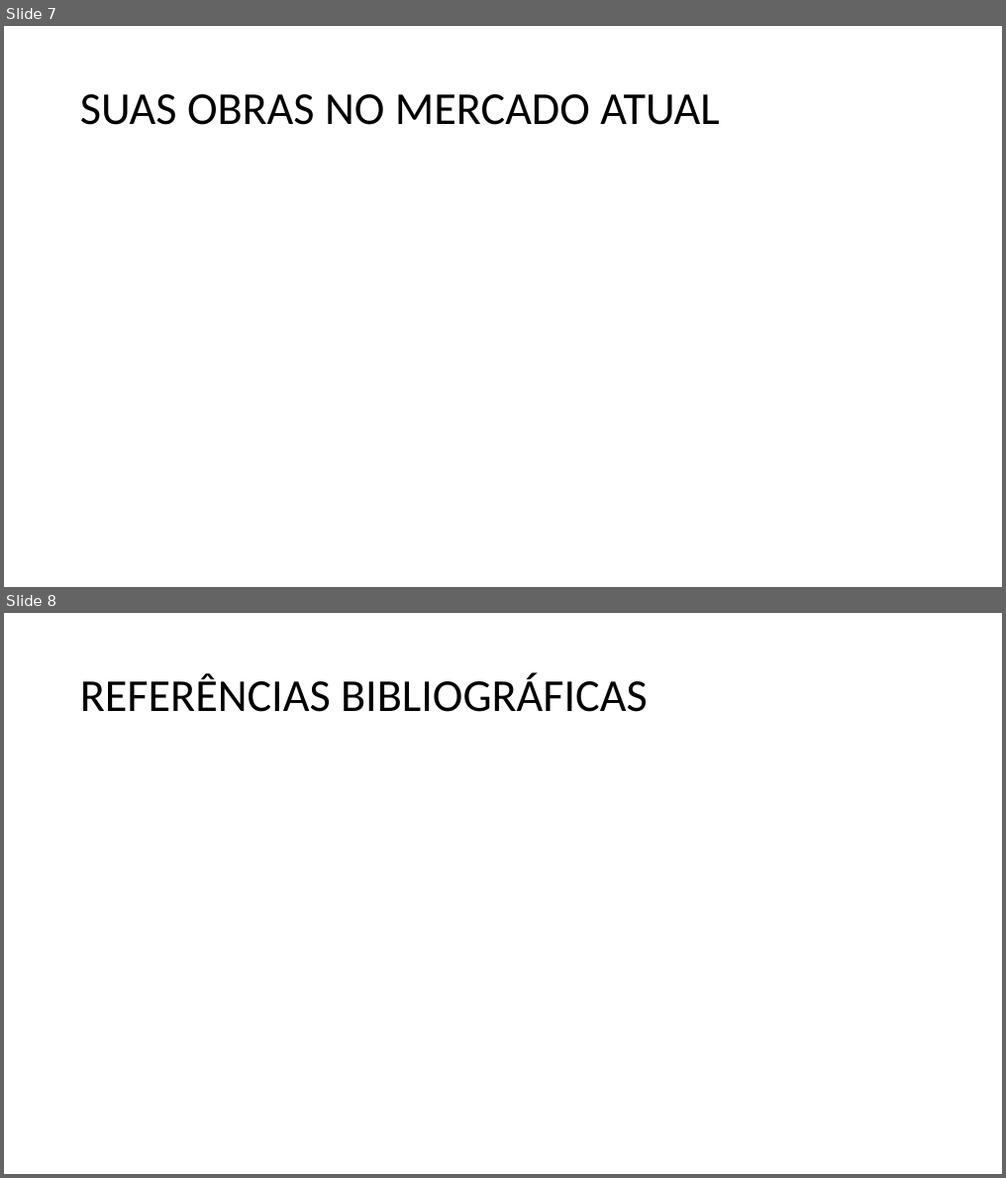
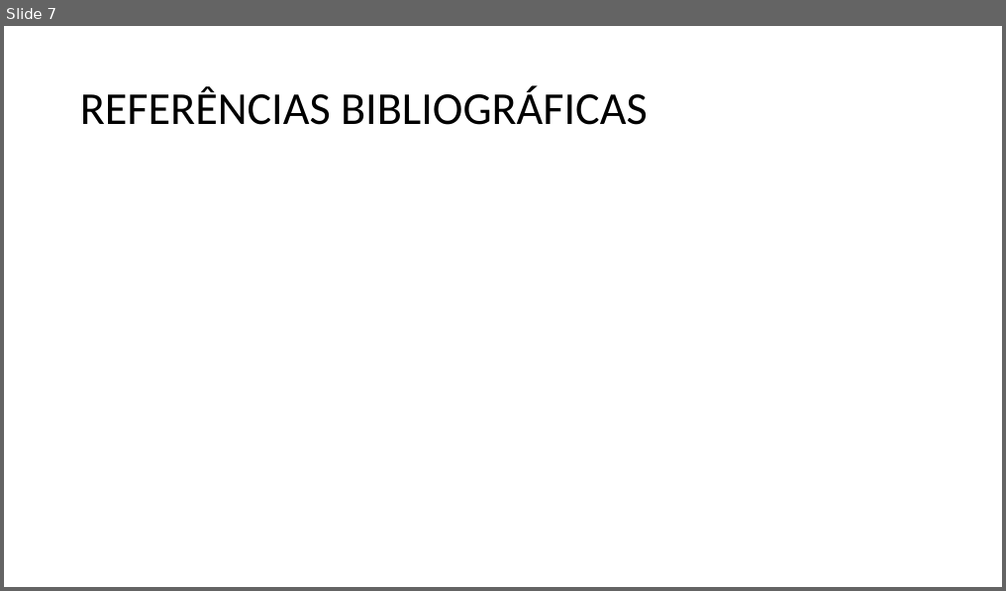
Before and after one commit to GabrielDSS0/ETEC-Coisas-Escolares, a slide deck: 2 etim ds 2022/História/Giovanni Boccaccio/GIOVANNI BOCCACCIO.pptx. Shown one above the other, each under a label of ours: slides 7 and 8 before the commit, slide 7 after it. The pictures are 1006x1178 and 1006x591 pixels, drawn with LibreOffice and Linux fonts; fonts in the diff are those of the drawing. Boxes give left, top, right and bottom in pixels: in the first picture for what was removed or moved away, otherwise in the second. Text is boxed around its words. In the diff, an @@ line names an element or a change of style, - is before the commit and + after.

```diff
--- a/2 etim ds 2022/História/Giovanni Boccaccio/GIOVANNI BOCCACCIO.pptx
+++ b/2 etim ds 2022/História/Giovanni Boccaccio/GIOVANNI BOCCACCIO.pptx
@@ slide 7 removed at [4, 26, 1002, 587], background #FFFFFF @@
@@ title removed at [80, 94, 719, 125] @@
-SUAS OBRAS NO MERCADO ATUAL
@@ what was slide 8 is now slide 7 @@
```
Also in this commit, not shown: 6 other files.
